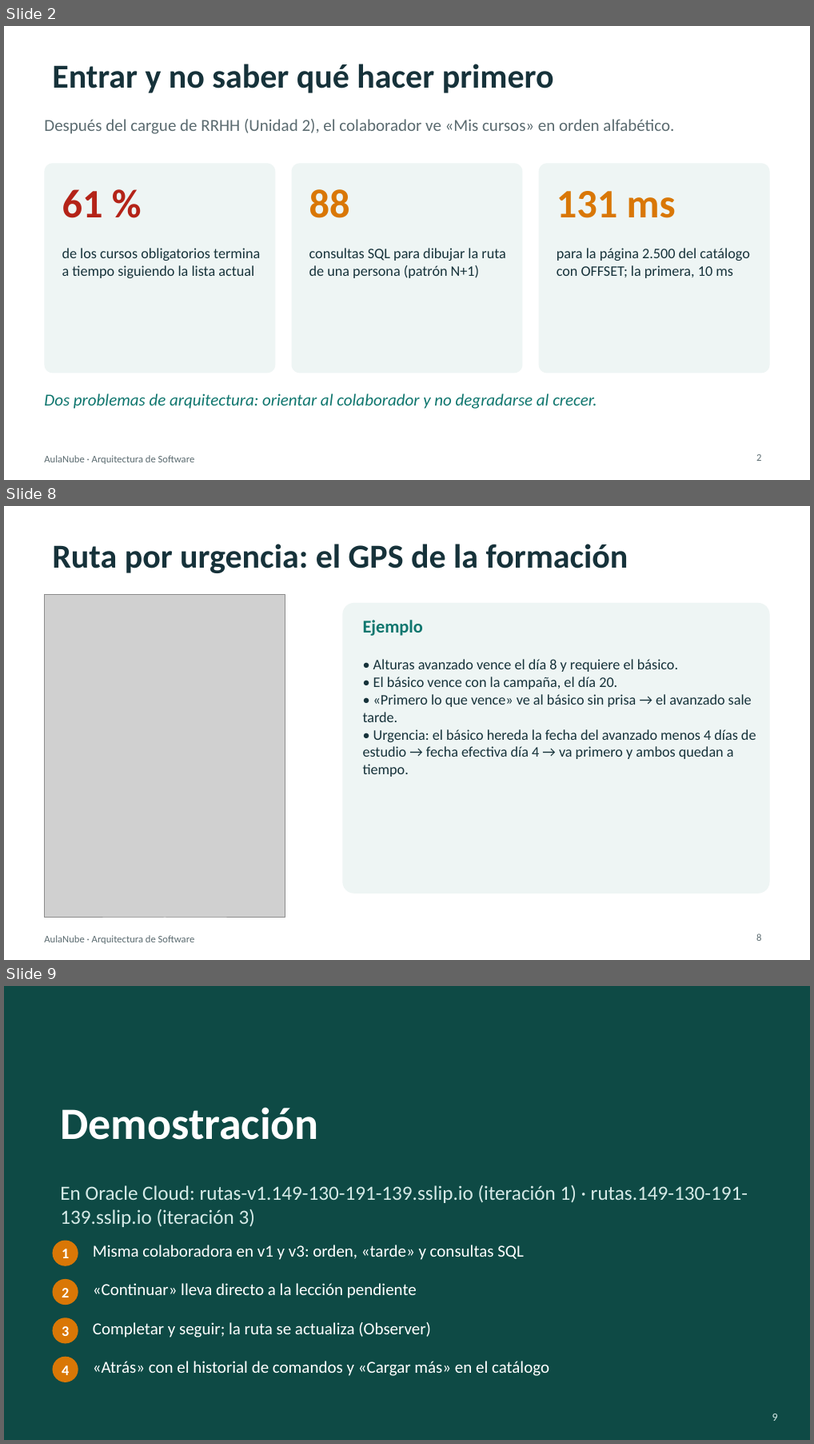
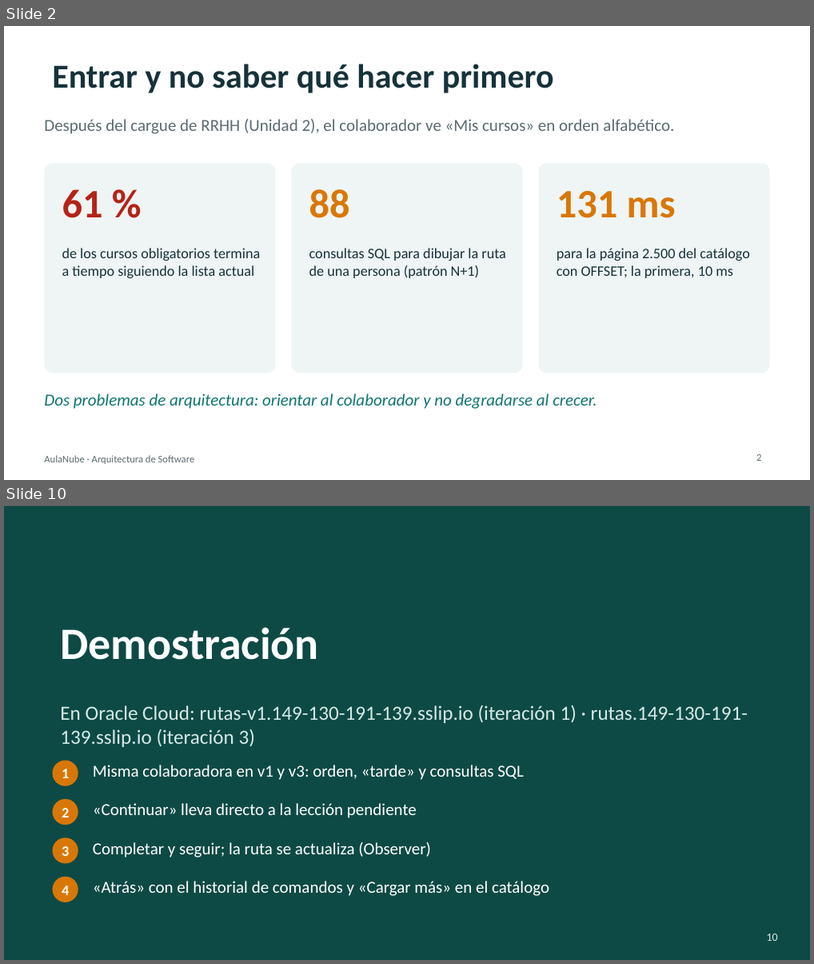
Before and after one commit to augustocco/aulanube-rutas, a slide deck: docs/presentacion/Presentacion-AulaNube-Rutas.pptx. Shown one above the other, each under a label of ours: slides 2, 8 and 9 before the commit, slides 2 and 10 after it; the slides between them are not shown. The pictures are 814x1444 and 814x964 pixels, drawn with LibreOffice and Linux fonts; fonts in the diff are those of the drawing; grey boxes stand for pictures. Boxes give left, top, right and bottom in pixels: in the first picture for what was removed or moved away, otherwise in the second. Text is boxed around its words. In the diff, an @@ line names an element or a change of style, - is before the commit and + after.

```diff
--- a/docs/presentacion/Presentacion-AulaNube-Rutas.pptx
+++ b/docs/presentacion/Presentacion-AulaNube-Rutas.pptx
@@ slide 8 removed at (x1=4, y1=506, x2=810, y2=960), background #FFFFFF; not listed: 1 template element that a slide beside it also shows @@
@@ title removed at (x1=52, y1=544, x2=629, y2=573) @@
-Ruta por urgencia: el GPS de la formación
@@ picture removed at (x1=44, y1=595, x2=286, y2=917) @@
@@ rounded rectangle removed at (x1=342, y1=603, x2=770, y2=893) @@
@@ text removed at (x1=363, y1=620, x2=423, y2=636) @@
-Ejemplo
@@ text removed at (x1=363, y1=659, x2=757, y2=776) @@
-• Alturas avanzado vence el día 8 y requiere el básico.
-• El básico vence con la campaña, el día 20.
-• «Primero lo que vence» ve al básico sin prisa → el avanzado sale tarde.
-• Urgencia: el básico hereda la fecha del avanzado menos 4 días de estudio → fecha efectiva día 4 → va primero y ambos quedan a tiempo.
@@ page number removed at (x1=757, y1=933, x2=762, y2=940) @@
-8
@@ what was slide 9 is now slide 10 @@
@@ page number at (x1=767, y1=933, x2=778, y2=940): text changed @@
-9
+10
```
Also in this commit, not shown: 1 slide changed, 6 slides added, 4 other slides removed, 7 other files.
